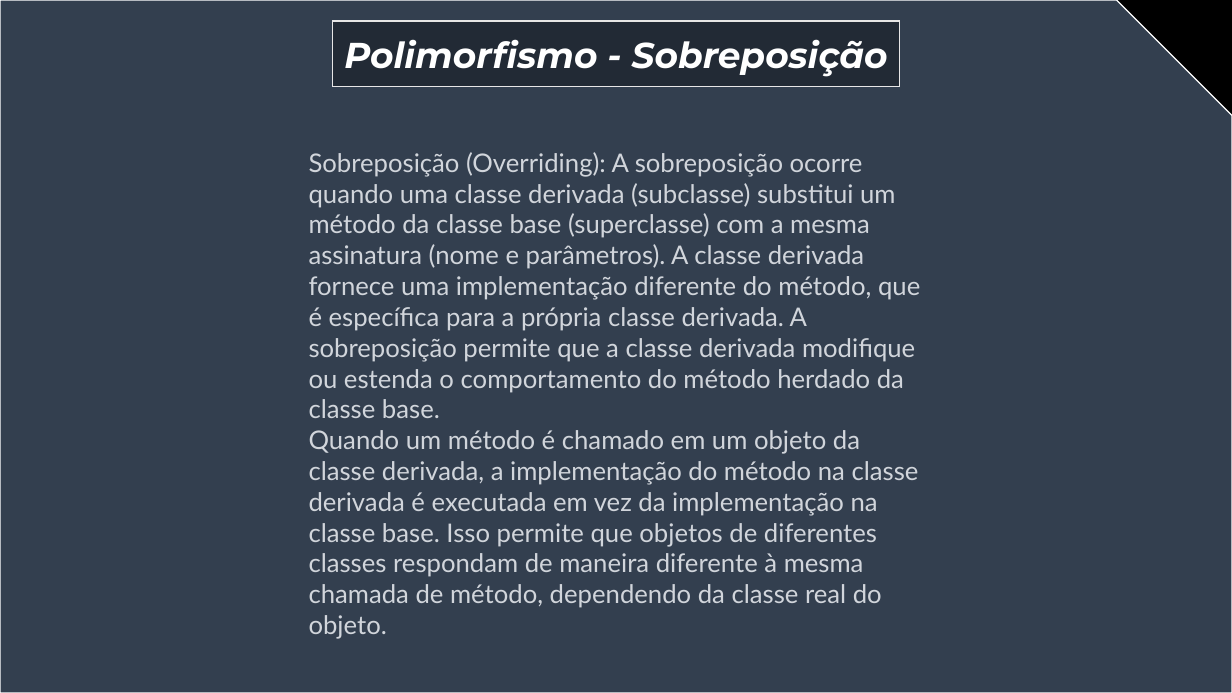
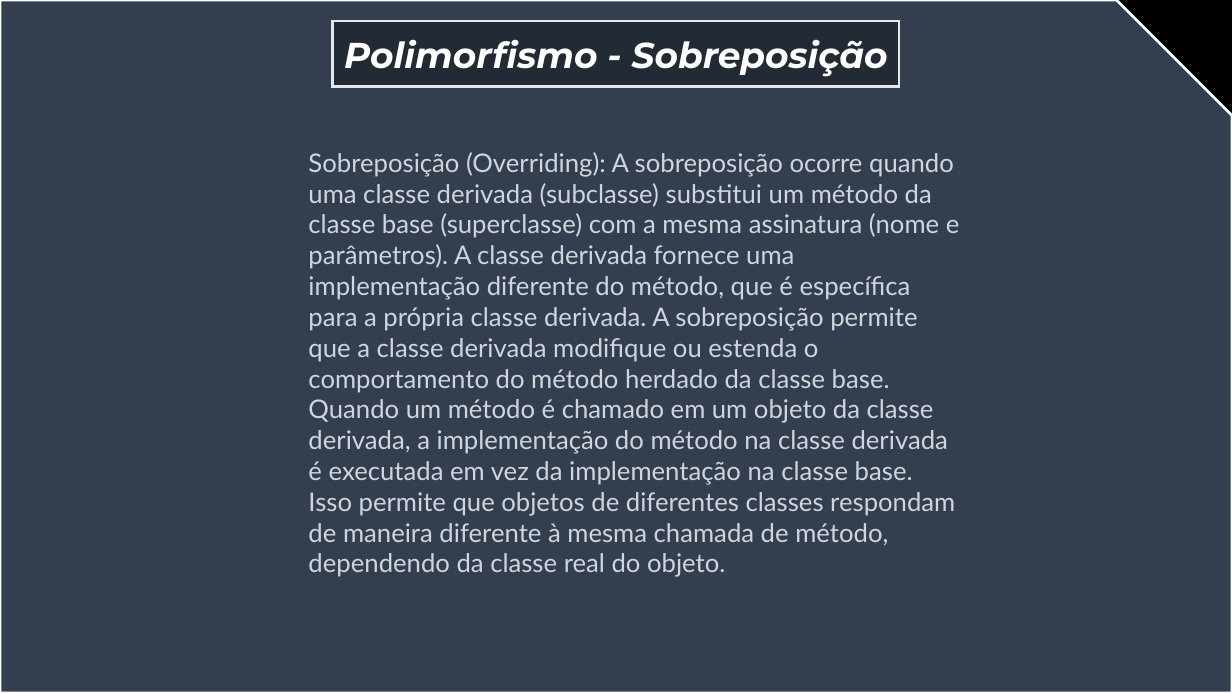
Before and after one commit to jorgevendramini/Aula_OOP, a slide deck: slide 13 of slide aula invertida atualizado(1).pptx (slide 12 before the commit). Drawn at 1232x693 pixels with LibreOffice and Linux fonts; fonts in the diff are those of the drawing. Boxes give left, top, right and bottom in pixels: in the first picture for what was removed or moved away, otherwise in the second. Text is boxed around its words. In the diff, an @@ line names an element or a change of style, - is before the commit and + after.

```diff
--- a/slide aula invertida atualizado(1).pptx
+++ b/slide aula invertida atualizado(1).pptx
@@ snip rect at <box>0,0,1232,693</box>: outline #FFFFFF 1 pt to #FFFFFF 2 pt; proportions changed @@
@@ text "Sobreposição (Overriding): A sobreposição ocorre ..." rewrapped from <box>309,152,920,639</box> to <box>308,152,960,577</box> @@
```
Also in this commit, not shown: 12 other slides changed, 12 slides added.
